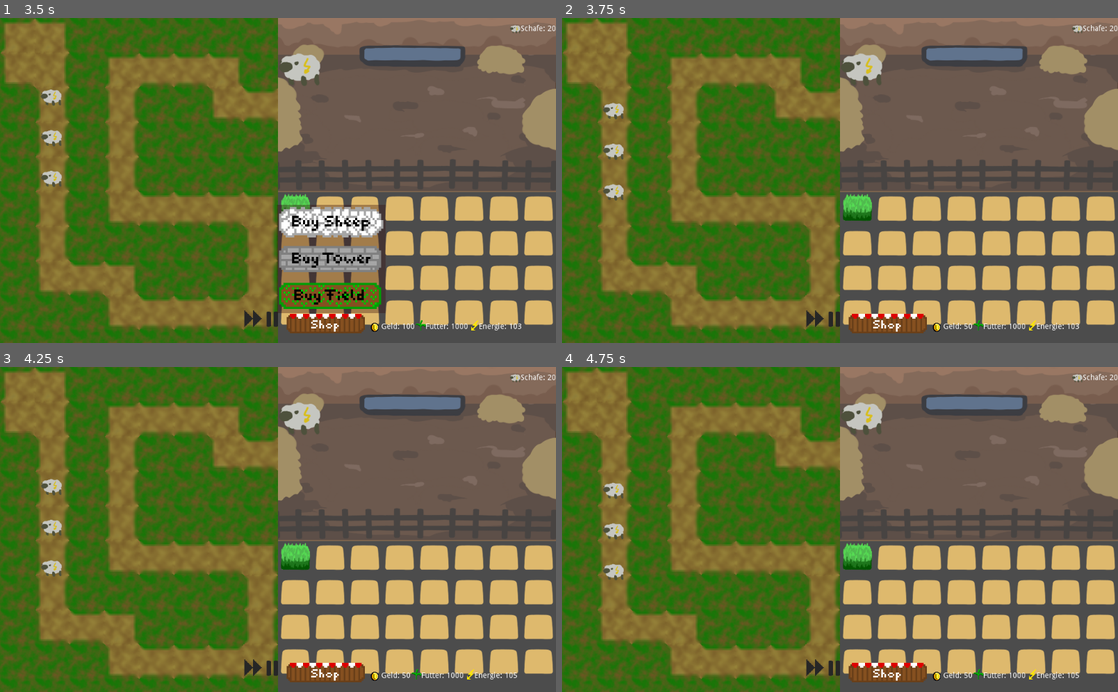
Above: before the commit, frames 1-4 (two rows, left to right).
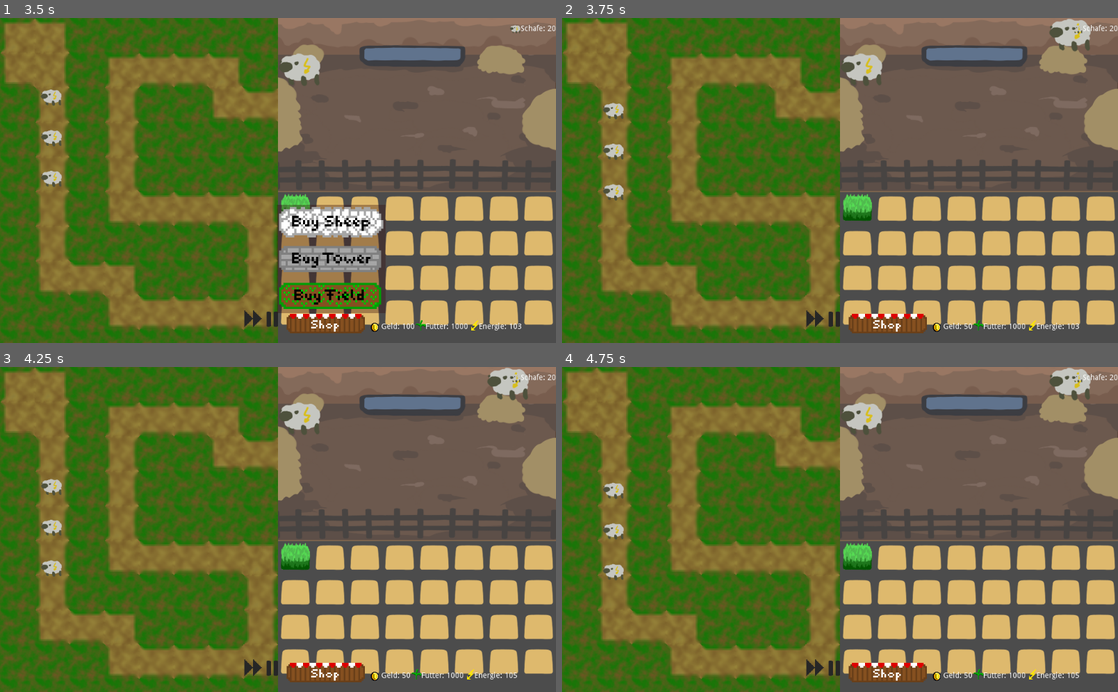
Above: after the commit, the same moments.

Repository: winnerbyhabit/bifigamejamWS19
Game: Godot game, scene res://Game.tscn
Two runs of this game, one before a commit and one after it. Both use one fixed random seed, a clock stepped at 60 frames per second and the inputs below. Sound files missing from this copy of the repository are replaced by a short silence.
Inputs (mouse positions are in pixels of both pictures, inside the frame that each line leads up to):
- Up to frame 1 (3.5 s): click (255, 326) at 0.5 s; click (255, 326) at 1.25 s; click (255, 326) at 2 s; click (328, 326) at 2.75 s
- Up to frame 2 (3.75 s): click (895, 222) at 3.5 s
- Up to frame 3 (4.25 s): no input
- Up to frame 4 (4.75 s): click (834, 675) at 4.25 s

Frame 1 is identical in both runs. In frame 2, 0.5% of the frame differs, in the area x 87-96%, y 0-11%; in frame 3, 0.5%; in frame 4, 0.5%.

Commit message:
Sheep placement

Diff:
--- a/project/Game.tscn
+++ b/project/Game.tscn
@@ -20,5 +20,6 @@
 [connection signal="recieve_coins" from="TDGame" to="." method="update_geld"]
 [connection signal="add_tower" from="GUI" to="TDGame" method="activate_tower_placement"]
 [connection signal="buy_field" from="GUI" to="Stall" method="activate_field_placement"]
+[connection signal="buy_sheep" from="GUI" to="Stall" method="_on_GUI_buy_sheep"]
 [connection signal="buy_sheep" from="GUI" to="." method="_on_GUI_buy_sheep"]
 [connection signal="next_wave" from="GUI" to="TDGame" method="next_wave"]
--- a/project/Stall/Stall.gd
+++ b/project/Stall/Stall.gd
@@ -5,6 +5,8 @@
 var goat = 0
 
 var field = 1
+
+var sheep_exists = 2
 
 var fieldplacement_active = false
 
@@ -19,6 +21,7 @@
 
 # Called when the node enters the scene tree for the first time.
 func _ready():
+	randomize()
 	pass # Replace with function body.
 
 func add_sheep(sheep):
@@ -55,3 +58,13 @@
 	if $TileMap.get_cellv(position) == buyable_field_id:
 		return true
 	return false
+
+
+
+
+func _on_GUI_buy_sheep():
+	var ortx = rand_range(0, 7)
+	var orty = rand_range(0, 3)
+	var ort = Vector2(ortx, orty)
+	if $TileMap.get_cellv(ort) != sheep_exists :
+		$TileMap.set_cellv(ort, sheep_exists)
